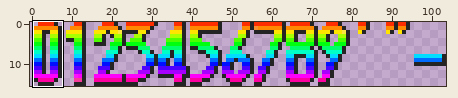
One commit to this sprite sheet: sprites/menu/challenges/Sonic3D_digits_tall_rainbow.png. The picture above shows the old version from afar; the outline marks the close-up.
Close-up. First the earlier version:
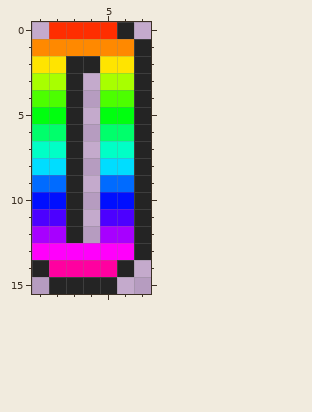
The file is 104x16 pixels. Colours within 5 levels of each other are drawn and written as one. Shown: x 1..7, y 0..15. The commit also changed other parts of the picture, which this record leaves out.
Once edited:
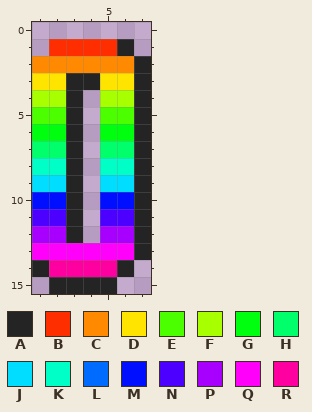
Palette (. is transparent): A #242424  B #ff2e00  C #ff8900  D #ffe400  E #4cff00  F #a8ff00  G #00ff0f  H #00ff6b  J #00ddff  K #00ffc6  L #006bff  M #000fff  N #4c00ff  P #a700ff  Q #ff00fb  R #ff00a0
Edits made:
Changed rows in their new state; - is an unchanged pixel.
first column x 1:
 0 -.....-
 1 .BBBBA.
 2 CCCCCC-
 3 DD-ADD-
 4 FF--FF-
 5 EE--EE-
 6 GG--GG-
 7 HH--HH-
 8 KK--KK-
 9 JJ--JJ-
Boxes around the changes in both close-ups, in picture pixels (x1, y1, x2, y2):
changed: (32, 22, 151, 192)
